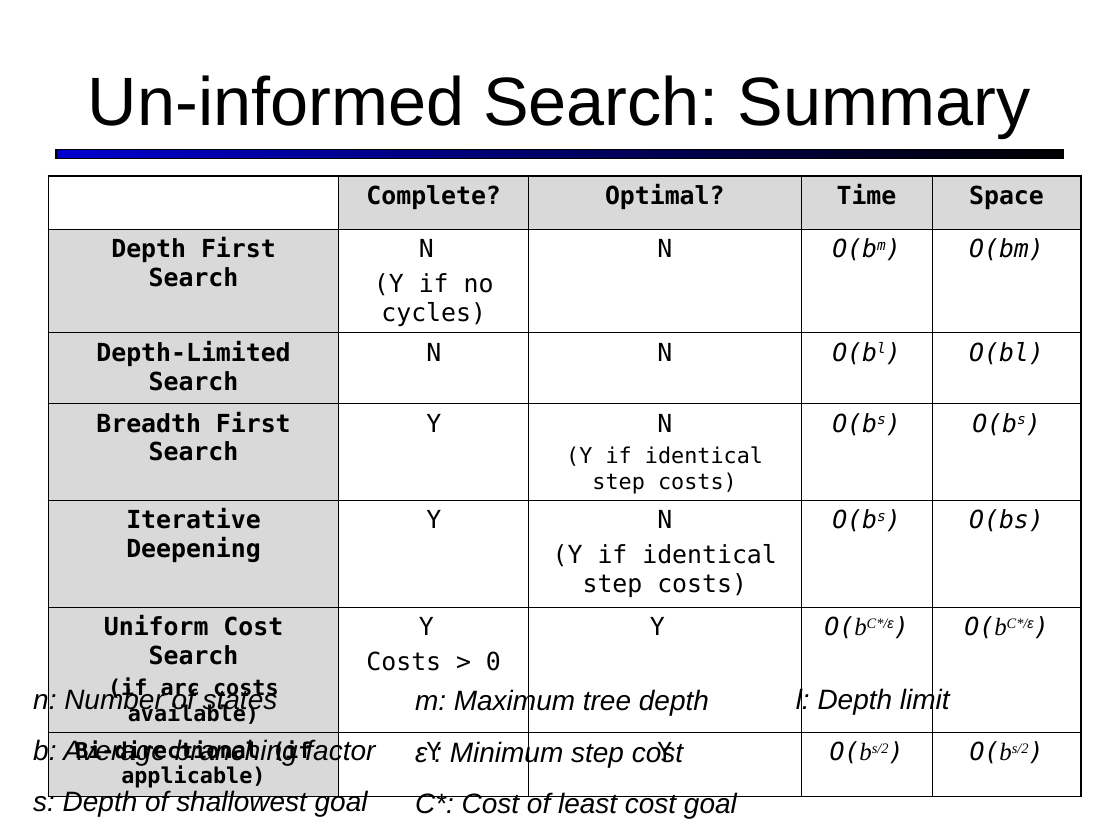
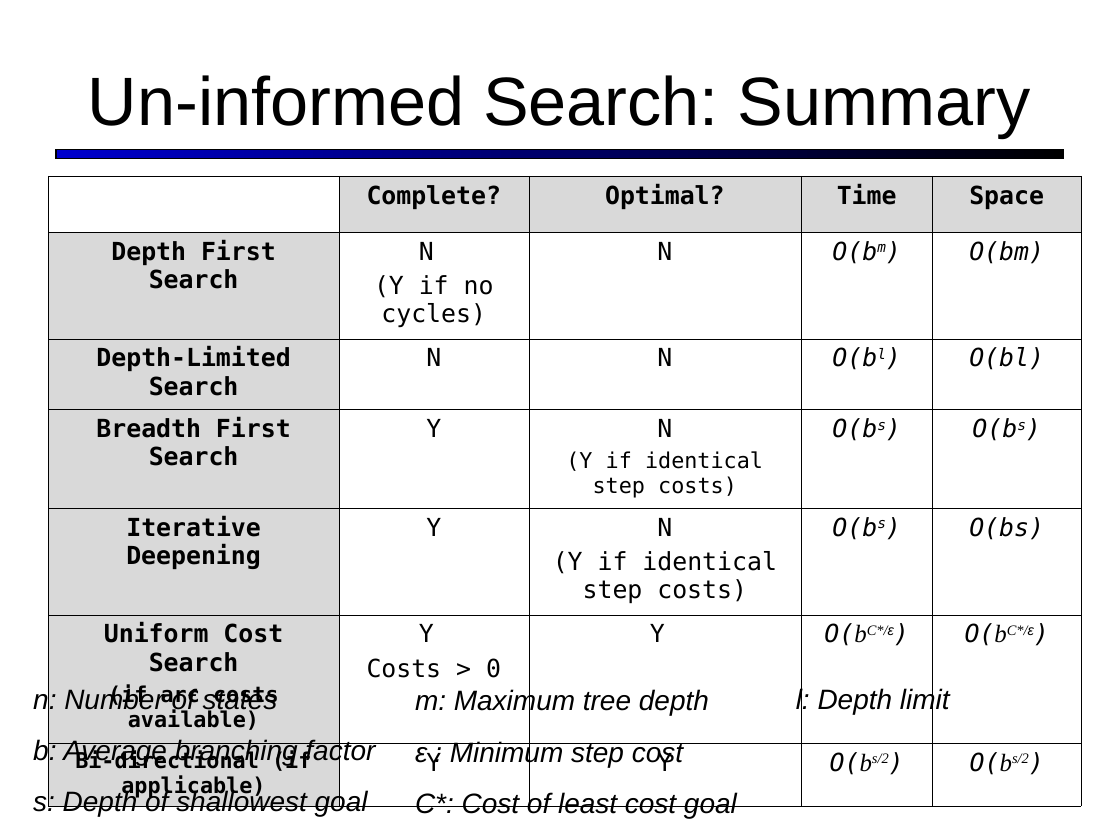
Before and after one commit to ProfessorX/CIS604, a slide deck: slide 4 of Notes/search_nonclassical.ppt. Drawn at 1120x840 pixels with LibreOffice and Linux fonts; fonts in the diff are those of the drawing. Boxes give left, top, right and bottom in pixels: in the first picture for what was removed or moved away, otherwise in the second. Text is boxed around its words. In the diff, an @@ line names an element or a change of style, - is before the commit and + after.

```diff
--- a/Notes/search_nonclassical.ppt
+++ b/Notes/search_nonclassical.ppt
@@ table at (48, 176, 1081, 803) @@
@@ line spacing 1 to 0.98 @@
@@ borders changed @@
```
Also in this commit, not shown: 30 other slides changed, 12 other files.
